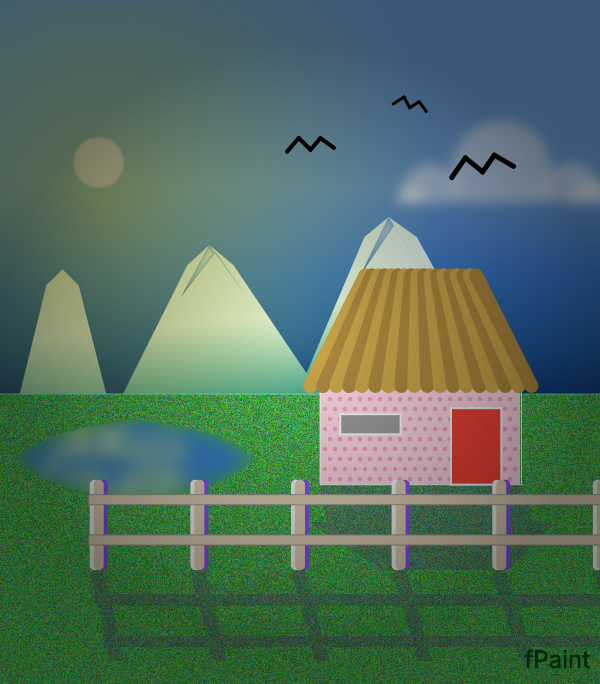
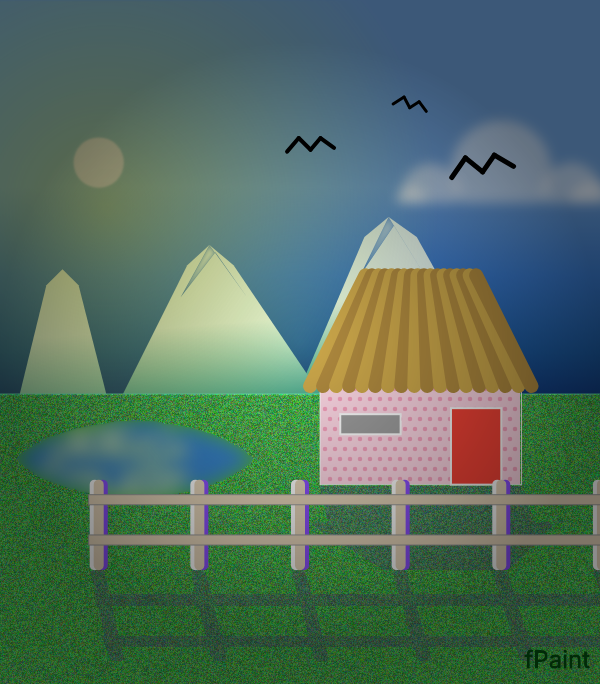
Comparing the layer stacks of the two w=600, h=684 images. Changes:
painted on "Land" over (x1=0, y1=394, x2=600, y2=684)